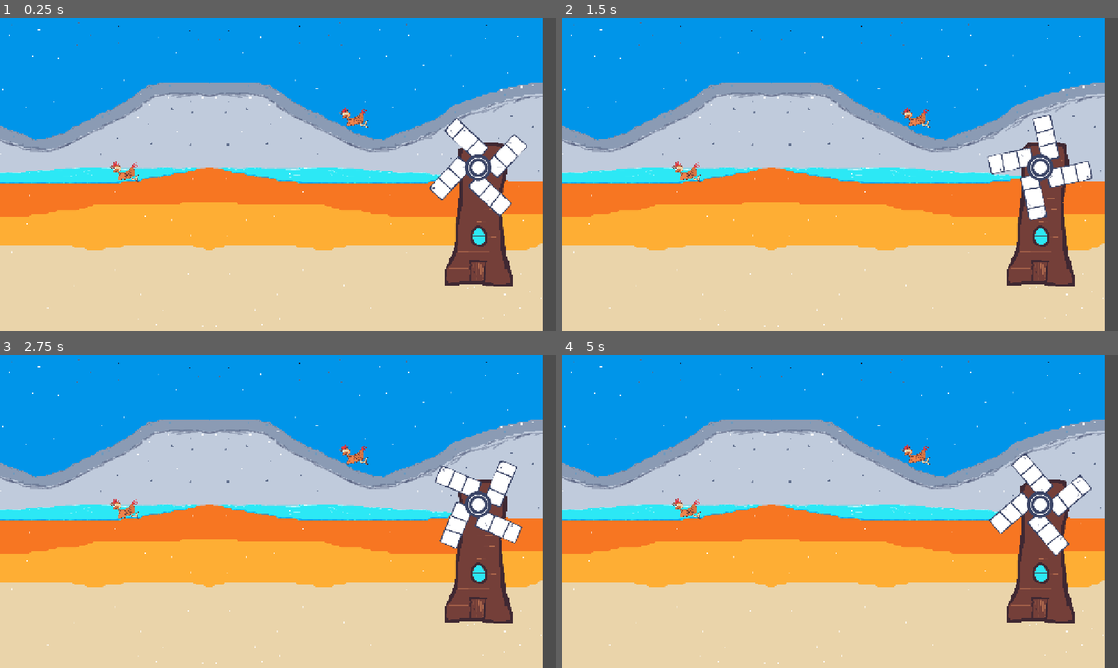
Above: before the commit, frames 1-4 (two rows, left to right).
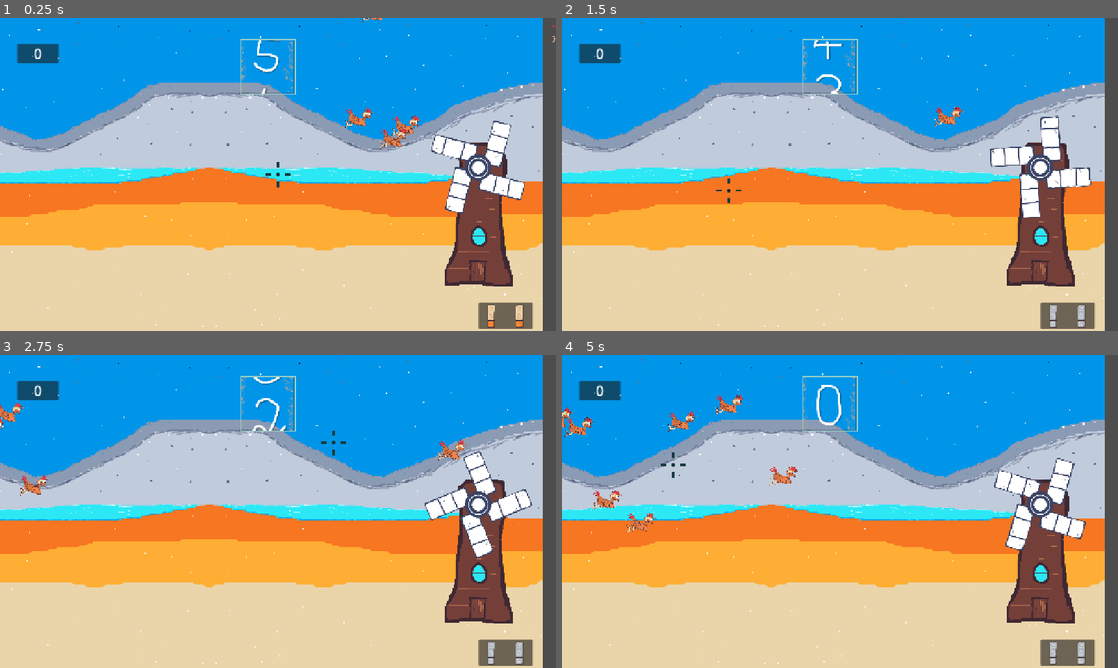
Above: after the commit, the same moments.

Repository: MisterIXI/gmtk26
Game: Godot game, scene res://scenes/__game/mini_games/moorhuhn/mini_game_moorhuhn_game_scene.tscn
The game is run twice, just before and just after one commit, with the same random seed, the same clock (stepped at 60 frames per second) and the same inputs. This scene is started directly instead of the project's main scene.
Inputs (mouse positions are in pixels of both pictures, inside the frame that each line leads up to):
- Up to frame 1 (0.25 s): no input
- Up to frame 2 (1.5 s): move the mouse to (962, 158) at 0.52 s; click (962, 158) at 0.67 s; move the mouse to (728, 190) at 1.27 s; click (728, 190) at 1.42 s
- Up to frame 3 (2.75 s): move the mouse to (333, 442) at 2.02 s; click (333, 442) at 2.17 s
- Up to frame 4 (5 s): move the mouse to (812, 574) at 2.77 s; click (812, 574) at 2.92 s; move the mouse to (1006, 558) at 3.52 s; click (1006, 558) at 3.67 s; move the mouse to (673, 464) at 4.27 s; click (673, 464) at 4.42 s

The runs differ from the first frame. In frame 1, 5.3% of the frame differs, in the area x 3-100%, y 0-100%; in frame 2, 3.6%; in frame 3, 5.8%; in frame 4, 6.1%, in the area x 0-96%, y 6-100%.

Commit message:
moorhuhn

Diff:
--- /dev/null
+++ b/scenes/__game/mini_games/moorhuhn/action_manager.tscn
@@ -0,0 +1,79 @@
+[gd_scene format=3 uid="uid://dqdvump3ku8lx"]
+
+[ext_resource type="Script" uid="uid://c7togfhp8loxv" path="res://scenes/__game/mini_games/moorhuhn/hud.gd" id="1_ddrat"]
+[ext_resource type="Texture2D" uid="uid://c1wiri2okqr4d" path="res://assets/textures/moorhuhn/ui_bullet.png" id="2_1q05k"]
+[ext_resource type="AudioStream" uid="uid://ksr7eec44bot" path="res://assets/sounds/mini_games/moorhuhn/shoot.mp3" id="3_s2qq2"]
+[ext_resource type="AudioStream" uid="uid://44vaf8g1wa5h" path="res://assets/sounds/mini_games/moorhuhn/reload.mp3" id="4_f26pj"]
+[ext_resource type="PackedScene" uid="uid://bni4u1afl54fk" path="res://scenes/ui/countdown.tscn" id="5_f26pj"]
+
+[node name="Hud" type="Control" unique_id=58150975]
+layout_mode = 3
+anchors_preset = 15
+anchor_right = 1.0
+anchor_bottom = 1.0
+offset_right = 1280.0
+offset_bottom = 720.0
+grow_horizontal = 2
+grow_vertical = 2
+mouse_filter = 1
+script = ExtResource("1_ddrat")
+
+[node name="MarginContainer2" type="MarginContainer" parent="." unique_id=1805790499]
+layout_mode = 1
+offset_right = 130.0
+offset_bottom = 77.0
+theme_override_constants/margin_left = 15
+theme_override_constants/margin_top = 15
+theme_override_constants/margin_right = 15
+theme_override_constants/margin_bottom = 15
+
+[node name="PanelContainer" type="PanelContainer" parent="MarginContainer2" unique_id=327019513]
+custom_minimum_size = Vector2(100, 25)
+layout_mode = 2
+
+[node name="Score_Label" type="Label" parent="MarginContainer2/PanelContainer" unique_id=1056753464]
+layout_mode = 2
+size_flags_horizontal = 4
+theme_override_font_sizes/font_size = 34
+text = "0"
+
+[node name="MarginContainer" type="MarginContainer" parent="." unique_id=877950204]
+layout_mode = 1
+anchors_preset = 3
+anchor_left = 1.0
+anchor_top = 1.0
+anchor_right = 1.0
+anchor_bottom = 1.0
+offset_left = -162.0
+offset_top = -94.0
+grow_horizontal = 0
+grow_vertical = 0
+theme_override_constants/margin_left = 15
+theme_override_constants/margin_top = 15
+theme_override_constants/margin_right = 15
+theme_override_constants/margin_bottom = 15
+
+[node name="PanelContainer" type="PanelContainer" parent="MarginContainer" unique_id=529762310]
+layout_mode = 2
+
+[node name="HBoxContainer" type="HBoxContainer" parent="MarginContainer/PanelContainer" unique_id=751844892]
+layout_mode = 2
+
+[node name="Bullet_01" type="TextureRect" parent="MarginContainer/PanelContainer/HBoxContainer" unique_id=9550345]
+layout_mode = 2
+texture = ExtResource("2_1q05k")
+
+[node name="Bullet_02" type="TextureRect" parent="MarginContainer/PanelContainer/HBoxContainer" unique_id=1642517939]
+layout_mode = 2
+texture = ExtResource("2_1q05k")
+
+[node name="Shoot_Sound" type="AudioStreamPlayer" parent="." unique_id=910555032]
+stream = ExtResource("3_s2qq2")
+max_polyphony = 2
+
+[node name="Reload_Sound" type="AudioStreamPlayer" parent="." unique_id=1816018797]
+stream = ExtResource("4_f26pj")
+
+[node name="countdown" parent="." unique_id=1272253409 instance=ExtResource("5_f26pj")]
+position = Vector2(622, 70)
+countdown_time = 5.0
--- /dev/null
+++ b/scenes/__game/mini_games/moorhuhn/chicken_wing.gd
@@ -0,0 +1,41 @@
+extends CharacterBody2D
+
+@export var speed : float = 350.0
+@export var direction: Vector2 = Vector2(1,-0.05)
+
+@onready var anim_sprite : AnimatedSprite2D = $AnimatedSprite2D
+@onready var cpu_particles : CPUParticles2D =$CPUParticles2D
+
+# Called when the node enters the scene tree for the first time.
+var _is_disabled : bool = false
+
+func _process(delta: float) -> void:
+	if global_position.x >= 10000 and !_is_disabled :
+		_is_disabled = true
+		print("Chicken Wing removed")
+		queue_free()
+
+	velocity = velocity.move_toward(direction * speed,1)
+	move_and_slide()
+
+func _on_hurtbox_component_input_event(viewport: Node, event: InputEvent, shape_idx: int) -> void:
+	if event is InputEventMouseButton and event.is_pressed():
+		print("is pressed")
+		if get_parent():
+			if get_parent().get_shooting():
+				print("roast chicken")
+				_roast_chicken_anim()
+
+func _roast_chicken_anim() ->void:
+	_is_disabled = true
+	cpu_particles.emitting = true
+	anim_sprite.play("dying")
+
+	var _tween  = create_tween()
+	_tween.tween_property(self,"position:y", 1000, 1)
+	_tween.set_trans(Tween.TRANS_EXPO)
+
+
+	await get_tree().create_timer(1.0).timeout
+
+	queue_free()
--- a/scenes/__game/mini_games/moorhuhn/chicken_wing.tscn
+++ b/scenes/__game/mini_games/moorhuhn/chicken_wing.tscn
@@ -1,5 +1,6 @@
 [gd_scene format=3 uid="uid://b65hh8grj7221"]
 
+[ext_resource type="Script" uid="uid://cvcynqmtrrgrl" path="res://scenes/__game/mini_games/moorhuhn/chicken_wing.gd" id="1_5pe8f"]
 [ext_resource type="SpriteFrames" uid="uid://tx5c22pihjhc" path="res://scenes/__game/mini_games/moorhuhn/chicken_wing_sprite_frame.tres" id="1_je0gl"]
 [ext_resource type="Texture2D" uid="uid://6jo8c2w6hiod" path="res://assets/textures/moorhuhn/feather.png" id="2_5pe8f"]
 
@@ -7,13 +8,19 @@
 _data = [Vector2(0.010638304, 0.97752815), 0.0, 0.0, 0, 0, Vector2(1, 0.04494381), 0.0, 0.0, 0, 0]
 point_count = 2
 
-[node name="Chicken_Wing" type="Node2D" unique_id=519955344]
+[sub_resource type="CircleShape2D" id="CircleShape2D_477m3"]
+radius = 27.294687
+
+[sub_resource type="CircleShape2D" id="CircleShape2D_vxrsi"]
+
+[node name="Chicken_Wing" type="CharacterBody2D" unique_id=576392809]
+script = ExtResource("1_5pe8f")
 
 [node name="AnimatedSprite2D" type="AnimatedSprite2D" parent="." unique_id=326452783]
 scale = Vector2(0.2, 0.2)
 sprite_frames = ExtResource("1_je0gl")
 autoplay = "default"
-frame_progress = 0.030640613
+flip_h = true
 
 [node name="CPUParticles2D" type="CPUParticles2D" parent="." unique_id=1524265999]
 position = Vector2(2, 5)
@@ -30,11 +37,21 @@
 direction = Vector2(-1, 1)
 spread = 180.0
 gravity = Vector2(0, -1)
-initial_velocity_max = 5.0
+initial_velocity_max = 204.72
 angular_velocity_max = 5.0
 tangential_accel_max = 100.0
-damping_max = 5.0
 angle_max = 720.0
-scale_amount_min = 0.1
-scale_amount_max = 0.3
+scale_amount_min = 0.3
+scale_amount_max = 0.5
 scale_amount_curve = SubResource("Curve_477m3")
+
+[node name="Hurtbox_Component" type="Area2D" parent="." unique_id=622905311]
+
+[node name="CollisionShape2D" type="CollisionShape2D" parent="Hurtbox_Component" unique_id=1599431010]
+shape = SubResource("CircleShape2D_477m3")
+
+[node name="CollisionShape2D" type="CollisionShape2D" parent="." unique_id=336514919]
+shape = SubResource("CircleShape2D_vxrsi")
+debug_color = Color(0.79207957, 0, 0.43653393, 0.41960785)
+
+[connection signal="input_event" from="Hurtbox_Component" to="." method="_on_hurtbox_component_input_event"]
--- /dev/null
+++ b/scenes/__game/mini_games/moorhuhn/crossair.gd
@@ -0,0 +1,11 @@
+extends Node2D
+
+const OFFSET : Vector2 = Vector2(0,0)
+# Called when the node enters the scene tree for the first time.
+func _ready() -> void:
+	pass # Replace with function body.
+
+
+# Called every frame. 'delta' is the elapsed time since the previous frame.
+func _process(delta: float) -> void:
+	global_position = get_global_mouse_position() + OFFSET
--- /dev/null
+++ b/scenes/__game/mini_games/moorhuhn/hud.gd
@@ -0,0 +1,72 @@
+extends Control
+class_name Action_Manager
+
+
+const BULLET_TEXTURE : Texture2D = preload("res://assets/textures/moorhuhn/ui_bullet.png")
+const EMPTY_BULLET_TEXTURE : Texture2D = preload("res://assets/textures/moorhuhn/ui_bullet_emtpy.png")
+# Textures
+@onready var bullet_01 : TextureRect = $MarginContainer/PanelContainer/HBoxContainer/Bullet_01
+@onready var bullet_02 : TextureRect = $MarginContainer/PanelContainer/HBoxContainer/Bullet_02
+# AudioStreamPlayers
+@onready var audio_shoot : AudioStreamPlayer  =$Shoot_Sound
+@onready var audio_reload : AudioStreamPlayer = $Reload_Sound
+#text
+@onready var _label  : Label = $MarginContainer2/PanelContainer/Score_Label
+
+var current_bullets : int = 2
+var current_score : int = 0
+
+var is_empty : bool = false
+var is_reloading : bool = false
+func _ready() -> void:
+	Input.mouse_mode = Input.MOUSE_MODE_HIDDEN
+
+func _input(event: InputEvent) -> void:
+	if event.is_pressed() and event is InputEventMouseButton:
+		#check if left or right click
+		match event.button_index:
+			MOUSE_BUTTON_LEFT:
+				#shoot
+				if is_empty:
+					_reload()
+
+				else:
+					_shoot()
+
+			MOUSE_BUTTON_RIGHT:
+				_reload()
+
+############### SET SCORE
+func count_up_score() ->void:
+	current_score +=1
+	_label.text = str(current_score)
+###############################
+func _shoot() ->void:
+	current_bullets -= 1
+
+	audio_shoot.play()
+
+	if current_bullets <0:
+		is_empty = true
+
+	#texture
+	if current_bullets >=1 :
+		bullet_01.texture = BULLET_TEXTURE
+	else:
+		bullet_01.texture = EMPTY_BULLET_TEXTURE
+
+	if current_bullets >= 2:
+		bullet_02.texture = BULLET_TEXTURE
+	else:
+		bullet_02.texture = EMPTY_BULLET_TEXTURE
+	get_parent().shooting()
+
+func _reload() ->void:
+	audio_reload.play()
+	await get_tree().create_timer(0.2).timeout
+	current_bullets = 2
+	is_empty = false
+	# textures turn on
+	bullet_01.texture = BULLET_TEXTURE
+	bullet_02.texture = BULLET_TEXTURE
+	#county
--- /dev/null
+++ b/scenes/__game/mini_games/moorhuhn/mini_game_moorhuhn_game_scene.gd
@@ -0,0 +1,27 @@
+extends Node2D
+class_name Moorhuhn_Manager
+
+var is_shooting : bool = false
+
+@onready var hud : Control = $Hud
+
+func shooting() ->void:
+	is_shooting = true
+	#create timer 0.3s
+
+	await get_tree().create_timer(1.0).timeout
+	is_shooting = false
+
+
+func get_shooting() ->bool:
+	if is_shooting:
+		# Count up or win
+		hud.count_up_score()
+		game_won()
+		return true
+	else:
+		return false
+
+func game_won() ->void:
+	print("Game Won")
+	Input.mouse_mode = Input.MOUSE_MODE_VISIBLE
--- a/scenes/__game/mini_games/moorhuhn/mini_game_moorhuhn_game_scene.tscn
+++ b/scenes/__game/mini_games/moorhuhn/mini_game_moorhuhn_game_scene.tscn
@@ -1,12 +1,18 @@
 [gd_scene format=3 uid="uid://bfok6tjnjb4i4"]
 
+[ext_resource type="Script" uid="uid://bqruyhjg2b5el" path="res://scenes/__game/mini_games/moorhuhn/mini_game_moorhuhn_game_scene.gd" id="1_ef70u"]
 [ext_resource type="Texture2D" uid="uid://c7h52hgosebcg" path="res://assets/textures/moorhuhn/background.png" id="1_l012o"]
 [ext_resource type="Texture2D" uid="uid://b7viqlpdyyafy" path="res://assets/textures/moorhuhn/wheel.png" id="2_x40v4"]
 [ext_resource type="Script" uid="uid://bbyiskkyagnh1" path="res://scenes/__game/mini_games/moorhuhn/wheel.gd" id="3_615r8"]
 [ext_resource type="Texture2D" uid="uid://cqtku5q4xbtmt" path="res://assets/textures/moorhuhn/dot.png" id="4_g4kbb"]
 [ext_resource type="PackedScene" uid="uid://b65hh8grj7221" path="res://scenes/__game/mini_games/moorhuhn/chicken_wing.tscn" id="5_x40v4"]
+[ext_resource type="Script" uid="uid://ca7ralhngj6db" path="res://scenes/__game/mini_games/moorhuhn/spawn_manager.gd" id="6_l012o"]
+[ext_resource type="Script" uid="uid://cuf0rjjdrlif0" path="res://scenes/__game/mini_games/moorhuhn/crossair.gd" id="7_615r8"]
+[ext_resource type="Texture2D" uid="uid://co1yw81d52hpt" path="res://assets/textures/moorhuhn/ui_crossair_icon.png" id="7_x40v4"]
+[ext_resource type="PackedScene" uid="uid://dqdvump3ku8lx" path="res://scenes/__game/mini_games/moorhuhn/action_manager.tscn" id="9_g4kbb"]
 
 [node name="Mini_Game_Moorhuhn" type="Node2D" unique_id=467635598]
+script = ExtResource("1_ef70u")
 
 [node name="background" type="Node2D" parent="." unique_id=974294881]
 
@@ -33,9 +39,34 @@
 [node name="Chicken_Wing" parent="." unique_id=519955344 instance=ExtResource("5_x40v4")]
 position = Vector2(836, 201)
 
-[node name="Chicken_Wing2" parent="." unique_id=1812830331 instance=ExtResource("5_x40v4")]
-position = Vector2(281, 332)
+[node name="Chicken_Wing3" parent="." unique_id=576392809 instance=ExtResource("5_x40v4")]
+position = Vector2(1338, -6)
+
+[node name="Chicken_Wing4" parent="." unique_id=883256887 instance=ExtResource("5_x40v4")]
+position = Vector2(857, 666)
+
+[node name="Chicken_Wing5" parent="." unique_id=1659280731 instance=ExtResource("5_x40v4")]
+position = Vector2(857, 666)
+
+[node name="Chicken_Wing6" parent="." unique_id=152625231 instance=ExtResource("5_x40v4")]
+position = Vector2(951, 738)
+speed = 1500.0
+
+[node name="Chicken_Wing7" parent="." unique_id=1950527573 instance=ExtResource("5_x40v4")]
+position = Vector2(951, 738)
 
 [node name="Camera2D" type="Camera2D" parent="." unique_id=1250029926]
 position = Vector2(647, 331)
 zoom = Vector2(0.95, 0.95)
+
+[node name="Spawn_Manager" type="Node2D" parent="." unique_id=957492273]
+script = ExtResource("6_l012o")
+
+[node name="Crossair" type="Node2D" parent="." unique_id=90581438]
+z_index = 100
+script = ExtResource("7_615r8")
+
+[node name="Sprite2D" type="Sprite2D" parent="Crossair" unique_id=1142639031]
+texture = ExtResource("7_x40v4")
+
+[node name="Hud" parent="." unique_id=58150975 instance=ExtResource("9_g4kbb")]
--- /dev/null
+++ b/scenes/__game/mini_games/moorhuhn/spawn_manager.gd
@@ -0,0 +1,20 @@
+extends Node2D
+
+const CHICKEN_WING_SCENE : PackedScene = preload("res://scenes/__game/mini_games/moorhuhn/chicken_wing.tscn")
+@export var interval : float = 0.5
+
+var _interval_current_time :float = 0.0
+var _mother : Node2D
+func _ready() -> void:
+	_mother = get_parent()
+func _process(delta: float) -> void:
+	#spawn new chicken after time 0.5 s
+	_interval_current_time += delta
+	if _interval_current_time >= interval:
+		_interval_current_time = 0.0
+		_spawn()
+
+func _spawn() ->void:
+	var _new_instance = CHICKEN_WING_SCENE.instantiate()
+	_mother.add_child(_new_instance)
+	_new_instance.global_position = Vector2( -100, randi_range(50,720))
--- a/scenes/__game/mini_games/moorhuhn/wheel.gd
+++ b/scenes/__game/mini_games/moorhuhn/wheel.gd
@@ -1,5 +1,5 @@
 extends Sprite2D
-@export var speed :float = 3.0
+@export var speed :float = 1.0
 
 
 func _process(delta: float) -> void:
--- a/scenes/ui/countdown.gd
+++ b/scenes/ui/countdown.gd
@@ -11,18 +11,22 @@
 
 var last_second: int = 0
 var accumulator : float = 0.0
+var offset : float = 0
 # Called when the node enters the scene tree for the first time.
 func _ready() -> void:
 	#region enabled
 	sprite.region_enabled = true
 	timer.wait_time =  countdown_time
+	offset = 9 - countdown_time
+	#Start timer
 	timer.start()
 
 func _process(_delta: float) -> void:
 	if timer.is_stopped():
 		return
+
 	#calculate elapsed time
-	var elapsed : float = countdown_time - timer.time_left
+	var elapsed : float = countdown_time + offset - timer.time_left
 	#calculate scroll pixels
 	var scroll_pixel : float  = elapsed * FRAME_SIZE
 	# change offset
Not shown, added: assets/sounds/mini_games/moorhuhn/reload.mp3.import
Not shown, added: assets/sounds/mini_games/moorhuhn/shoot.mp3.import
Binary file added: assets/textures/moorhuhn/ui_bullet.aseprite
Binary file added: assets/textures/moorhuhn/ui_bullet.png
Not shown, added: assets/textures/moorhuhn/ui_bullet.png.import
Binary file added: assets/textures/moorhuhn/ui_bullet_emtpy.png
Not shown, added: assets/textures/moorhuhn/ui_bullet_emtpy.png.import
Binary file added: assets/textures/moorhuhn/ui_bullet_emtpyt.aseprite
Binary file added: assets/textures/moorhuhn/ui_crossair_icon.png
Not shown, added: assets/textures/moorhuhn/ui_crossair_icon.png.import
Binary file added: assets/textures/moorhuhn/ui_reload_icon.png
Not shown, added: assets/textures/moorhuhn/ui_reload_icon.png.import
(and 10 more such lines)
